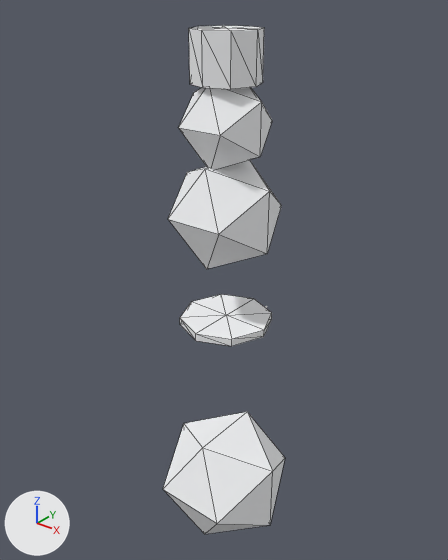
What one commit did to the glTF model public/studio/v2.15.0/d_snowman/model.glb.
One viewpoint serves both versions: a 50 mm camera at (5.47, -6.89, 8.22) aimed at (-0.22, 0.22, 3.81). The axes (+X, +Y, +Z) are drawn at lower left. The lights are the same throughout. The older version comes first. Mesh edges are drawn as thin lines on the coarser meshes. Where no turn or scale is listed for an object, it has been applied to the vertices.

In view in the first picture: 'part0', 'part1', 'part2', 'part3', 'part4'.
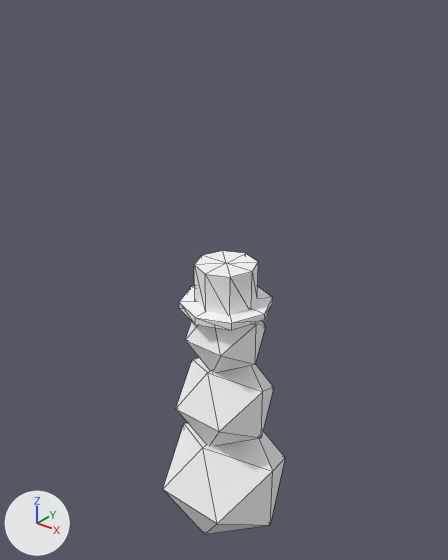
Boxes (x1, y1, x2, y2) around the edits, measured in the pictures (448 x 560 px):
'part1', moved
    before: (168, 160, 281, 269)
    after: (176, 358, 274, 446)
'part2', moved
    before: (178, 87, 272, 169)
    after: (185, 322, 265, 372)
'part3', moved
    before: (189, 26, 264, 89)
    after: (194, 251, 258, 315)
'part4', moved
    before: (180, 294, 272, 346)
    after: (179, 286, 273, 330)

What the commit changed:
me_geometry_1 is used by ob_part1; location (0.0, 0.0, 0.0).
me_geometry_1 had 12 vertices, 20 faces and spanned x -0.77..0.77, y -0.77..0.77, z 4.32..5.85.
me_geometry_1 now has 12 vertices, 20 faces and spans x -0.77..0.77, y -0.77..0.77, z 0.93..2.47.
me_geometry_1 part 1: the whole mesh is moved by (0.0, 0.0, -3.39).
me_geometry_2 is used by ob_part2; location (0.0, 0.0, 0.0).
me_geometry_2 had 12 vertices, 20 faces and spanned x -0.595..0.595, y -0.595..0.595, z 5.793..6.984.
me_geometry_2 now has 12 vertices, 20 faces and spans x -0.595..0.595, y -0.595..0.595, z 2.405..3.595.
me_geometry_2 part 2: the whole mesh is moved by (0.0, 0.0, -3.388).
me_geometry_3 is used by ob_part3; location (0.0, 0.0, 0.0).
me_geometry_3 had 18 vertices, 32 faces and spanned x -0.5..0.5, y -0.5..0.5, z 6.938..7.638.
me_geometry_3 now has 18 vertices, 32 faces and spans x -0.5..0.5, y -0.5..0.5, z 3.55..4.25.
me_geometry_3 part 3: the whole mesh is moved by (0.0, 0.0, -3.388).
me_geometry_4 is used by ob_part4; location (0.0, 0.0, 0.0).
me_geometry_4 had 18 vertices, 32 faces and spanned x -0.75..0.75, y -0.75..0.75, z 3.21..3.33.
me_geometry_4 now has 18 vertices, 32 faces and spans x -0.75..0.75, y -0.75..0.75, z 3.49..3.61.
me_geometry_4 part 4: the whole mesh is moved by (0.0, 0.0, 0.28).
